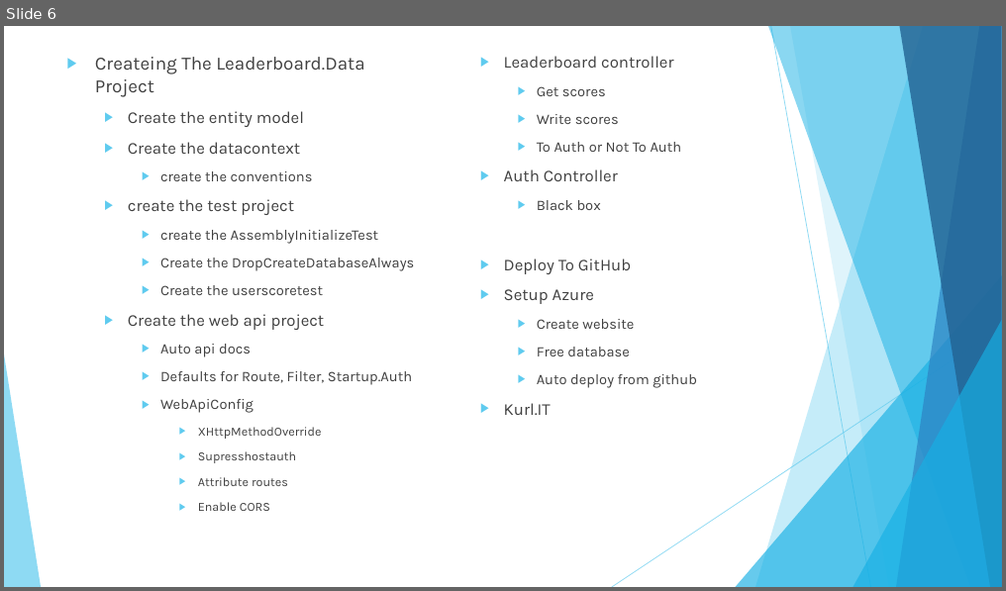
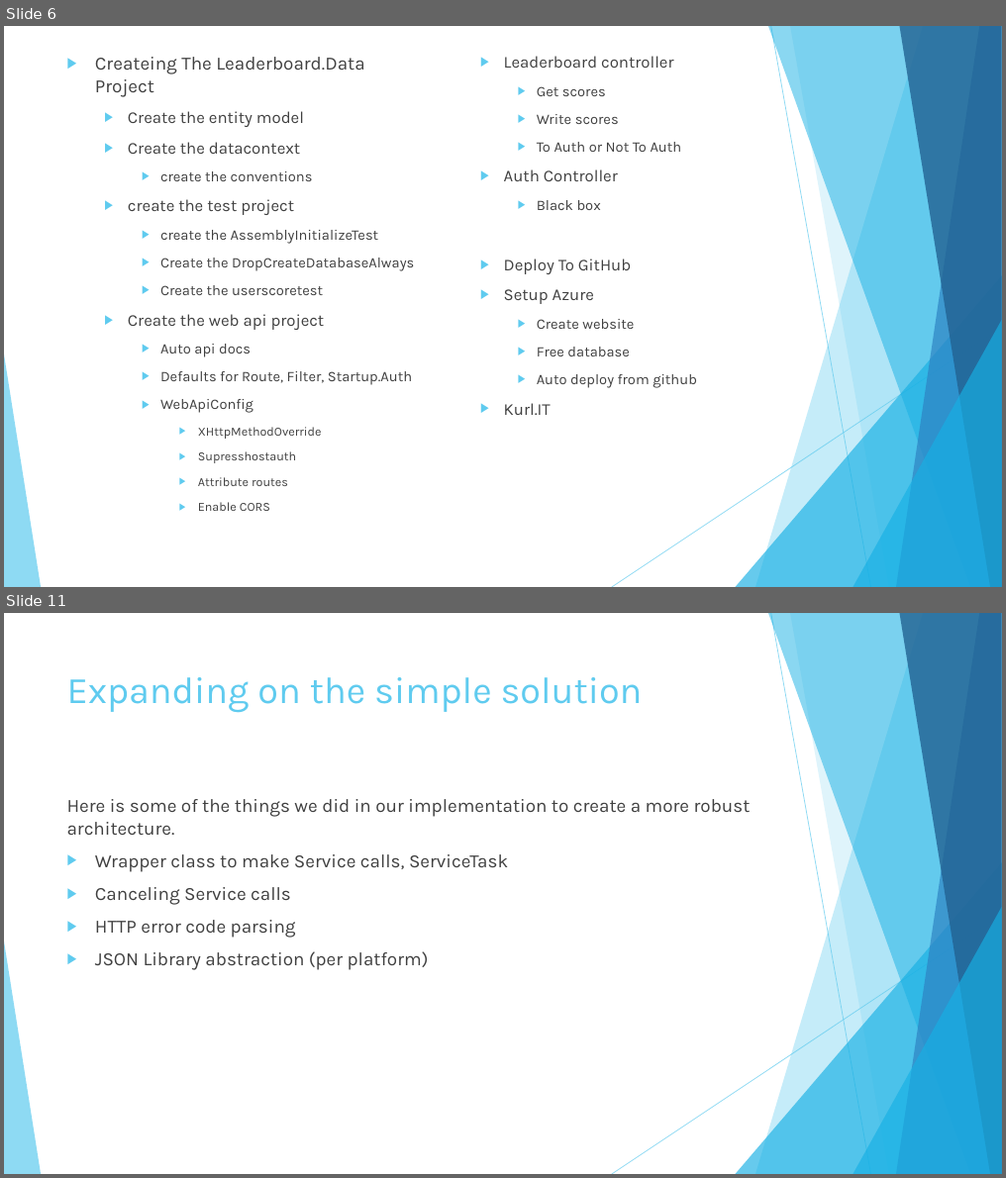
Before and after one commit to andrewboudreau/Leaderboard, a slide deck: Unity 3D and Azure.pptx. Shown one above the other, each under a label of ours: slide 6 before the commit, slides 6 and 11 after it; the slides between them are not shown. The pictures are 1006x591 and 1006x1178 pixels, drawn with LibreOffice and Linux fonts; fonts in the diff are those of the drawing. Boxes give left, top, right and bottom in pixels: in the first picture for what was removed or moved away, otherwise in the second. Text is boxed around its words. In the diff, an @@ line names an element or a change of style, - is before the commit and + after.

Commit message:
updated pptx

```diff
--- a/Unity 3D and Azure.pptx
+++ b/Unity 3D and Azure.pptx
@@ slide 11 added at (x1=4, y1=613, x2=1002, y2=1174), background #FFFFFF; not listed: 10 template elements that a slide beside it also shows @@
@@ title added at (x1=67, y1=677, x2=643, y2=713), 36 pt, text #5FCBEF @@
+Expanding on the simple solution
@@ text added at (x1=67, y1=799, x2=750, y2=970), 18 pt, text #404040 @@
+Here is some of the things we did in our implementation to create a more robust architecture.
+▶ Wrapper class to make Service calls, ServiceTask
+▶ Canceling Service calls
+▶ HTTP error code parsing
+▶ JSON Library abstraction (per platform)
```
Also in this commit, not shown: 4 other slides added.
